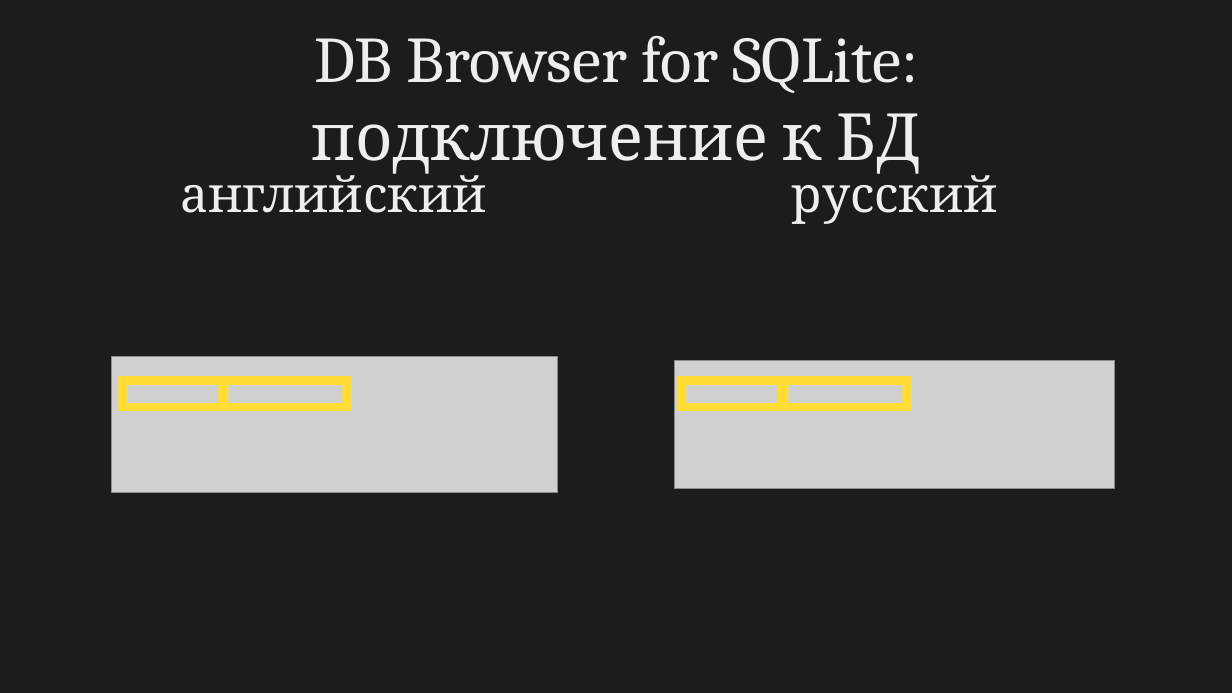
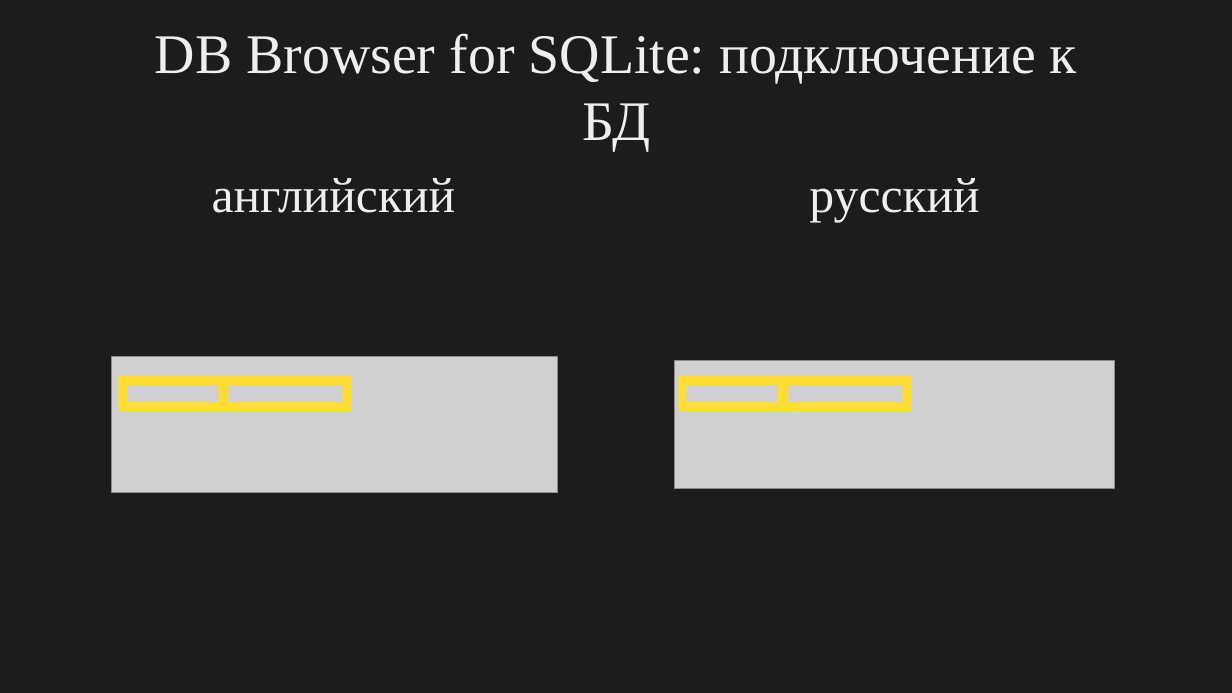
Before and after one commit to Evtish/sqlite-cpp-example, a slide deck: slide 2 of instructions.pptx. Drawn at 1232x693 pixels with LibreOffice and Linux fonts; fonts in the diff are those of the drawing; grey boxes stand for pictures. Boxes give left, top, right and bottom in pixels: in the first picture for what was removed or moved away, otherwise in the second. Text is boxed around its words. In the diff, an @@ line names an element or a change of style, - is before the commit and + after.

```diff
--- a/instructions.pptx
+++ b/instructions.pptx
@@ text at (x1=155, y1=33, x2=1077, y2=151): text changed; size 42 to 36 pt; font Cambria to Times New Roman @@
-DB Browser for SQLite:
-подключение к БД
+DB Browser for SQLite: подключение к БД
@@ title "русский" at (x1=809, y1=178, x2=979, y2=223): font Cambria to Times New Roman @@
@@ text "английский" at (x1=212, y1=178, x2=456, y2=213): font Cambria to Times New Roman @@
```
Also in this commit, not shown: 11 other slides changed.
